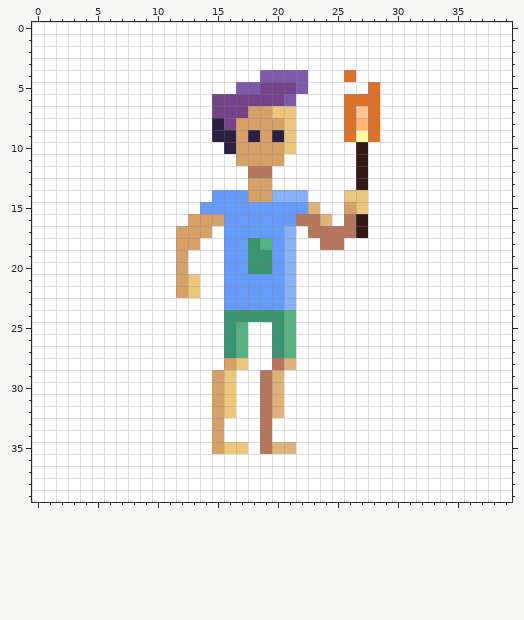
Edited in one commit: pixel-art sprite (character-01/character-01.png). This is how it looked before the edit.
Rulers count pixels.
After the commit:
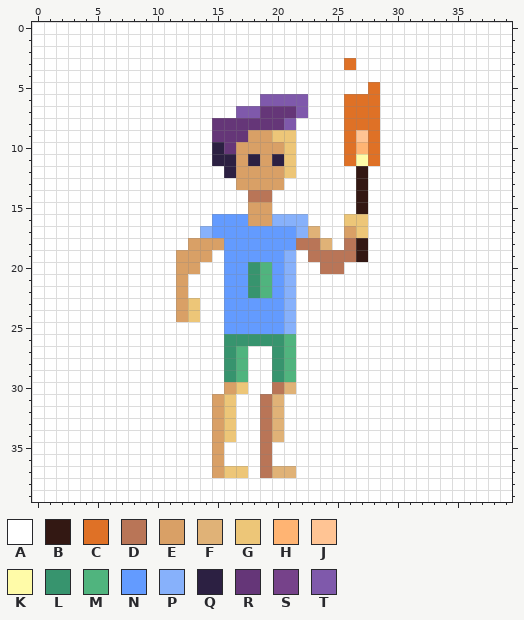
Palette (. is transparent): A #ffffff  B #331813  C #df7126  D #b97557  E #d9a066  F #e0b277  G #edc678  H #ffb473  J #ffc494  K #fffba8  L #37946e  M #50b47e  N #639bff  P #87b1fb  Q #2c2042  R #653678  S #76428a  T #7f59ab
The exact change:
{"change": "file 400x400 -> 320x320 pixels (blocks of 10x10 -> 8x8; one block is one cell here)"}
{"y":3,"x":26,"old":"A","new":"C"}
{"y":4,"x":19,"old":"TTTT","new":"AAAA"}
{"y":4,"x":26,"old":"C","new":"A"}
{"y":5,"x":17,"old":"TTSSST","new":"AAAAAA"}
{"y":6,"x":15,"old":"SSSSSS","new":"AAAATT"}
{"y":6,"x":22,"old":"A","new":"T"}
{"y":7,"x":15,"old":"SSSEEGGA","new":"AATTRRRT"}
{"y":7,"x":27,"old":"J","new":"C"}
{"y":8,"x":15,"old":"QSEEEEG","new":"RRRRRRT"}
{"y":8,"x":27,"old":"H","new":"C"}
{"y":9,"x":15,"old":"QQEQ","new":"RRRE"}
{"y":9,"x":20,"old":"Q","new":"G"}
{"y":9,"x":27,"old":"K","new":"J"}
{"y":10,"x":15,"old":"AQ","new":"QR"}
{"y":10,"x":26,"old":"ABA","new":"CHC"}
{"y":11,"x":15,"old":"AA","new":"QQ"}
{"y":11,"x":18,"old":"E","new":"Q"}
{"y":11,"x":20,"old":"EA","new":"QG"}
{"y":11,"x":26,"old":"ABA","new":"CKC"}
{"y":12,"x":16,"old":"AADDAA","new":"QEEEEG"}
{"y":13,"x":17,"old":"A","new":"E"}
{"y":13,"x":20,"old":"A","new":"E"}
{"y":14,"x":15,"old":"NNNEEPPP","new":"AAADDAAA"}
{"y":14,"x":26,"old":"GG","new":"AB"}
{"y":15,"x":14,"old":"NNNNNNNNNF","new":"AAAAEEAAAA"}
{"y":15,"x":26,"old":"EG","new":"AB"}
{"y":16,"x":13,"old":"EEE","new":"AAN"}
{"y":16,"x":18,"old":"NNNNDDF","new":"EEPPPAA"}
{"y":16,"x":26,"old":"DB","new":"GG"}
{"y":17,"x":12,"old":"EEEA","new":"AAPN"}
{"y":17,"x":21,"old":"PADDDDB","new":"NPFAAEG"}
{"y":18,"x":12,"old":"E","new":"A"}
{"y":18,"x":14,"old":"AA","new":"EE"}
{"y":18,"x":18,"old":"LM","new":"NN"}
{"y":18,"x":21,"old":"PAADDAA","new":"NDDFADB"}
{"y":19,"x":13,"old":"AA","new":"EE"}
{"y":19,"x":18,"old":"LL","new":"NN"}
{"y":19,"x":23,"old":"AAAAA","new":"DDDDB"}
{"y":20,"x":13,"old":"A","new":"E"}
{"y":20,"x":19,"old":"L","new":"M"}
{"y":20,"x":24,"old":"AA","new":"DD"}
{"y":21,"x":13,"old":"G","new":"A"}
{"y":21,"x":18,"old":"NN","new":"LM"}
{"y":22,"x":13,"old":"G","new":"A"}
{"y":22,"x":18,"old":"NN","new":"LM"}
{"y":23,"x":12,"old":"AA","new":"EG"}
{"y":24,"x":12,"old":"AA","new":"EG"}
{"y":24,"x":16,"old":"LLLLLM","new":"NNNNNP"}
{"y":25,"x":16,"old":"LMAALM","new":"NNNNNP"}
{"y":26,"x":17,"old":"MAA","new":"LLL"}
{"y":28,"x":16,"old":"EG","new":"LM"}
{"y":28,"x":20,"old":"DF","new":"LM"}
{"y":29,"x":15,"old":"EGA","new":"ALM"}
{"y":29,"x":19,"old":"DFA","new":"ALM"}
{"y":30,"x":15,"old":"EGA","new":"AEG"}
{"y":30,"x":19,"old":"DFA","new":"ADF"}
{"y":33,"x":16,"old":"A","new":"G"}
{"y":33,"x":20,"old":"A","new":"F"}
{"y":34,"x":16,"old":"A","new":"G"}
{"y":34,"x":20,"old":"A","new":"F"}
{"y":35,"x":16,"old":"GG","new":"AA"}
{"y":35,"x":20,"old":"FF","new":"AA"}
{"y":36,"x":15,"old":"A","new":"E"}
{"y":36,"x":19,"old":"A","new":"D"}
{"y":37,"x":15,"old":"AAA","new":"EGG"}
{"y":37,"x":19,"old":"AAA","new":"DFF"}
{"label":"changed","picture_box":[176,58,380,478]}
